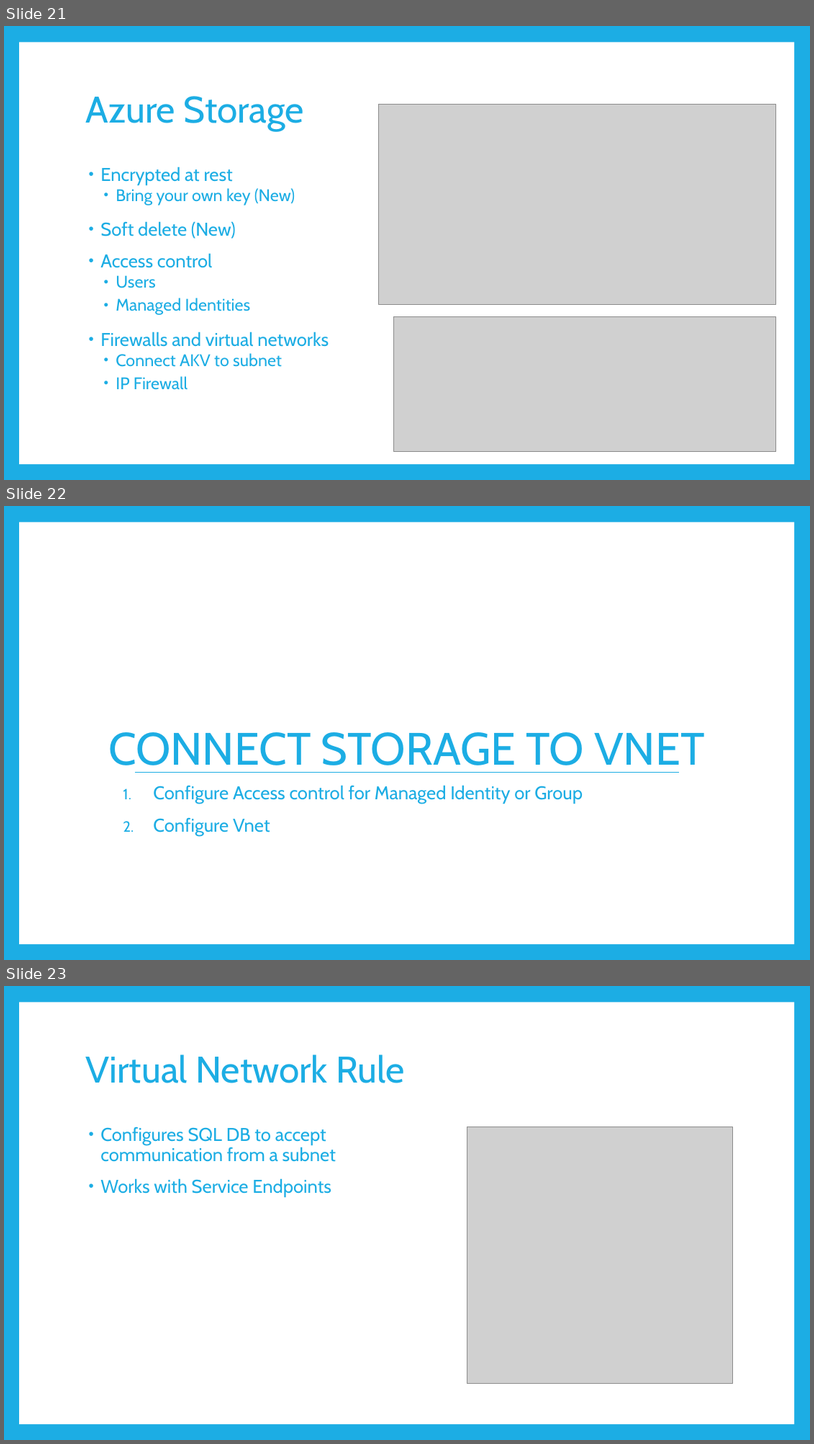
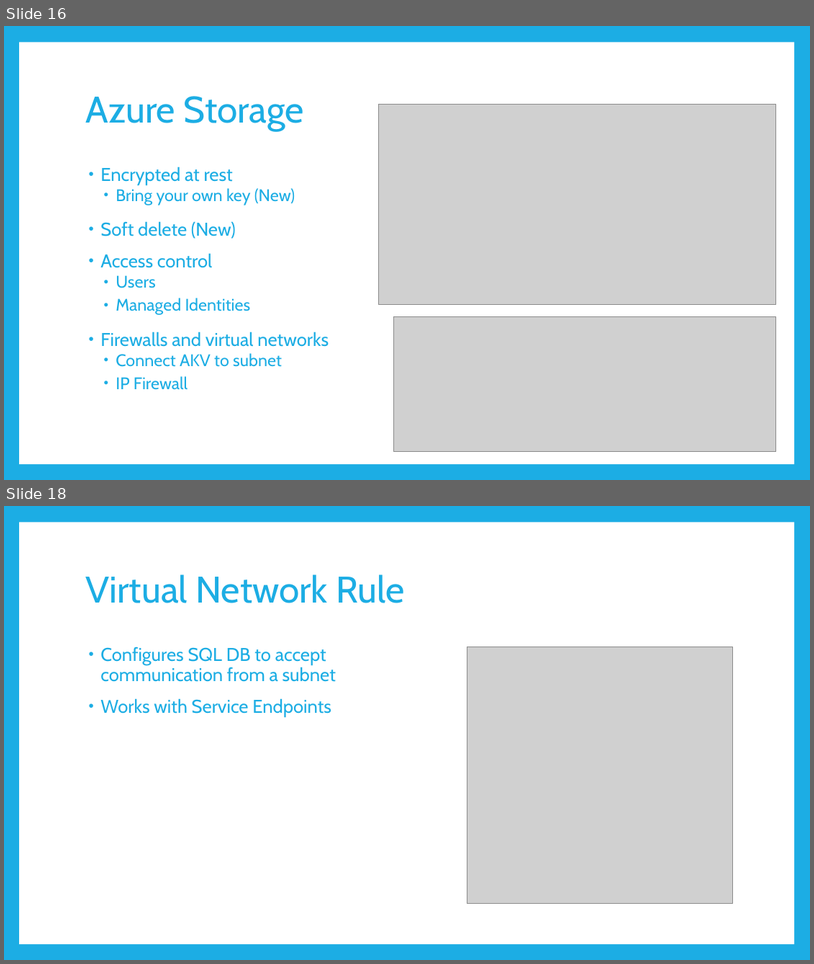
Before and after one commit to JasonHaley/SecuringWebAppsLab, a slide deck: presentation/GAB-AzureWebApps2019.pptx. Shown one above the other, each under a label of ours: slides 21, 22 and 23 before the commit, slides 16 and 18 after it; the slides between them are not shown. The pictures are 814x1444 and 814x964 pixels, drawn with LibreOffice and Linux fonts; fonts in the diff are those of the drawing; grey boxes stand for pictures. Boxes give left, top, right and bottom in pixels: in the first picture for what was removed or moved away, otherwise in the second. Text is boxed around its words. In the diff, an @@ line names an element or a change of style, - is before the commit and + after.

```diff
--- a/presentation/GAB-AzureWebApps2019.pptx
+++ b/presentation/GAB-AzureWebApps2019.pptx
@@ slide 22 removed at [4,506,810,960], background #1CADE4; not listed: 1 template element that a slide beside it also shows @@
@@ title removed at [108,732,705,772] @@
-CONNECT STORAGE TO VNET
@@ line removed from (135, 772) to (680, 772) @@
@@ text removed at [153,785,583,835] @@
-1. Configure Access control for Managed Identity or Group
-2. Configure Vnet
@@ what was slide 21 is now slide 16 @@
@@ what was slide 23 is now slide 18 @@
```
Also in this commit, not shown: 6 other slides removed.
